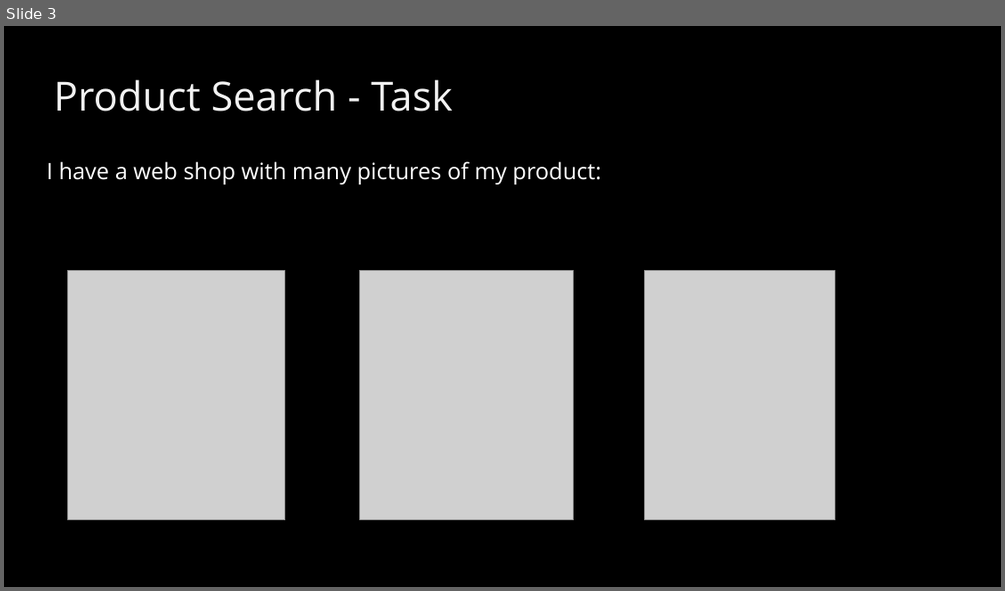
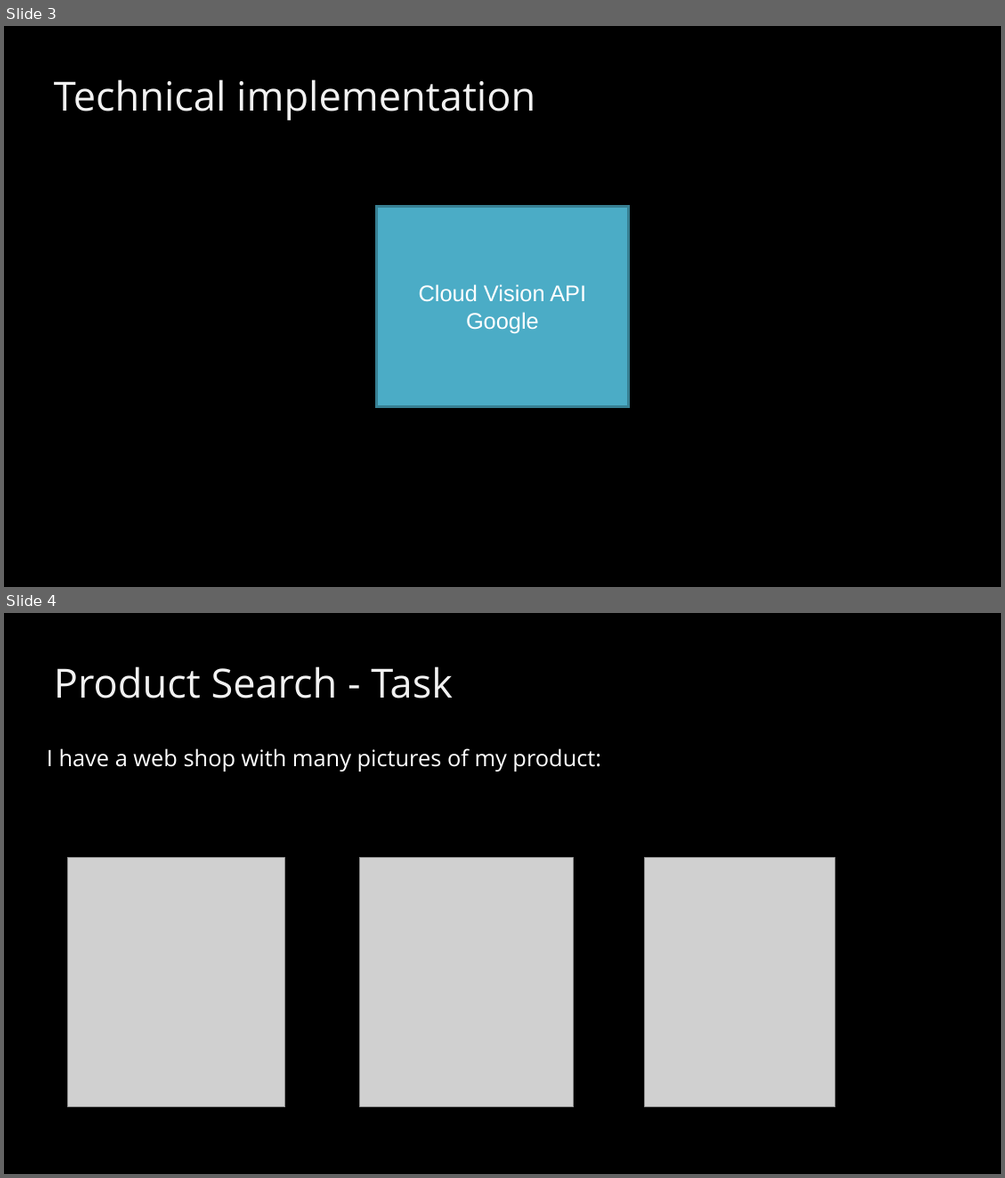
Before and after one commit to BaselHack/2021-team-5, a slide deck: presentation/presentation_v1.pptx. Shown one above the other, each under a label of ours: slide 3 before the commit, slides 3 and 4 after it. The pictures are 1005x591 and 1005x1178 pixels, drawn with LibreOffice and Linux fonts; fonts in the diff are those of the drawing; grey boxes stand for pictures. Boxes give left, top, right and bottom in pixels: in the first picture for what was removed or moved away, otherwise in the second. Text is boxed around its words. In the diff, an @@ line names an element or a change of style, - is before the commit and + after.

```diff
--- a/presentation/presentation_v1.pptx
+++ b/presentation/presentation_v1.pptx
@@ slide 3 added at <box>4,26,1001,587</box>, background #000000 @@
@@ text added at <box>54,79,535,120</box>, 32 pt, text #F2F2F2 @@
+Technical implementation
@@ rectangle added at <box>377,206,629,406</box>, fill #4BACC6, outline #377F92 2 pt, 18 pt, text #FFFFFF @@
+Cloud Vision API
+Google
@@ what was slide 3 is now slide 4 @@
```
Also in this commit, not shown: 1 slide changed, 1 other slide added, 1 slide removed.
